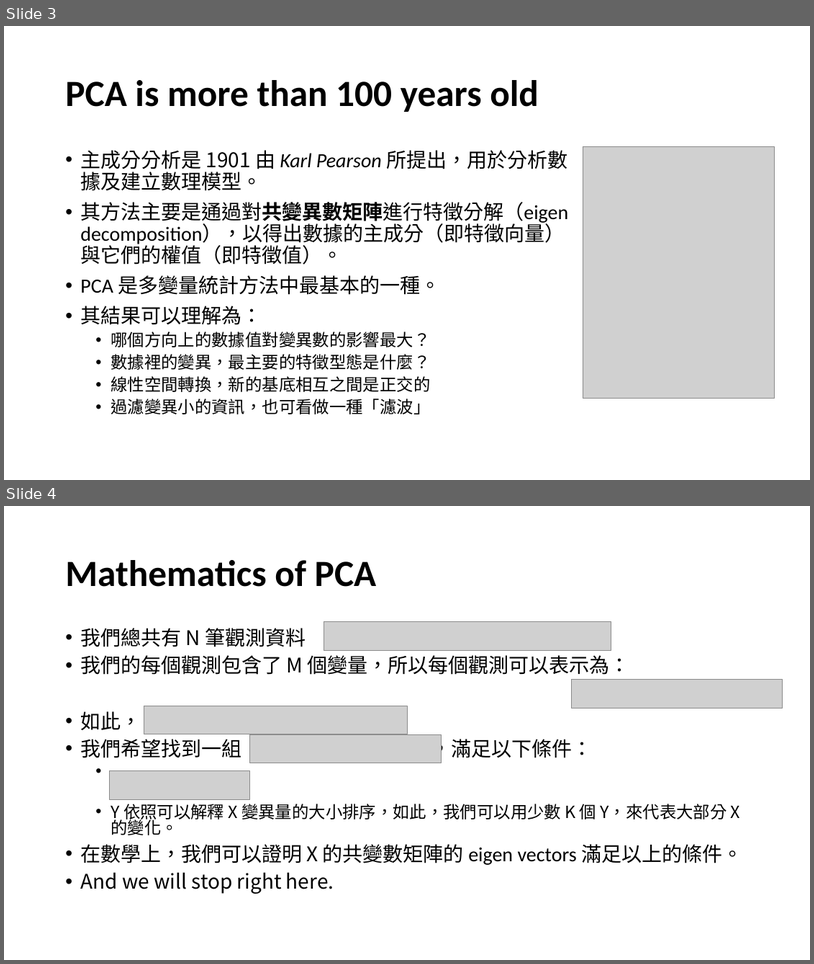
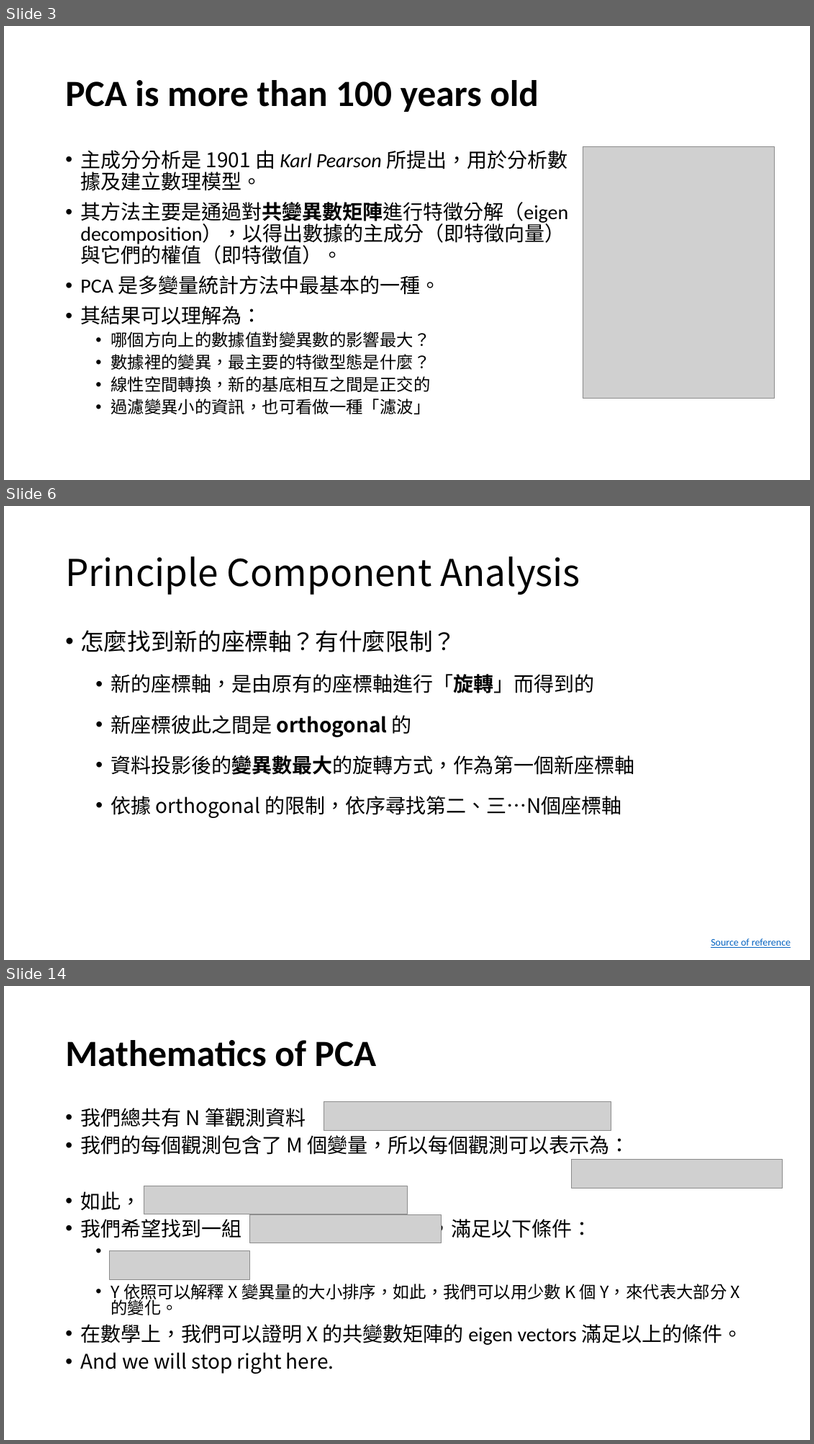
Before and after one commit to tingsyo/course_2020Q3_representation_learning, a slide deck: notebooks/02_PCA_andits_variations.pptx. Shown one above the other, each under a label of ours: slides 3 and 4 before the commit, slides 3, 6 and 14 after it; the slides between them are not shown. The pictures are 814x964 and 814x1444 pixels, drawn with LibreOffice and Linux fonts; fonts in the diff are those of the drawing; grey boxes stand for pictures. Boxes give left, top, right and bottom in pixels: in the first picture for what was removed or moved away, otherwise in the second. Text is boxed around its words. In the diff, an @@ line names an element or a change of style, - is before the commit and + after.

```diff
--- a/notebooks/02_PCA_andits_variations.pptx
+++ b/notebooks/02_PCA_andits_variations.pptx
@@ slide 6 added at [4,506,810,960], background #FFFFFF @@
@@ title added at [65,556,581,595], 44 pt, text #000000 @@
+Principle Component Analysis
@@ text added at [80,630,635,818], 24 pt, text #000000 @@
+• 怎麼找到新的座標軸？有什麼限制？
+  • 新的座標軸，是由原有的座標軸進行「旋轉」而得到的
+  • 新座標彼此之間是 orthogonal 的
+  • 資料投影後的變異數最大的旋轉方式，作為第一個新座標軸
+  • 依據 orthogonal 的限制，依序尋找第二、三…N個座標軸
@@ text added at [711,938,791,947], 12 pt, text #0563C1, underline @@
+Source of reference
@@ what was slide 4 is now slide 14 @@
```
Also in this commit, not shown: 12 other slides added, 1 slide removed, 4 other files.
